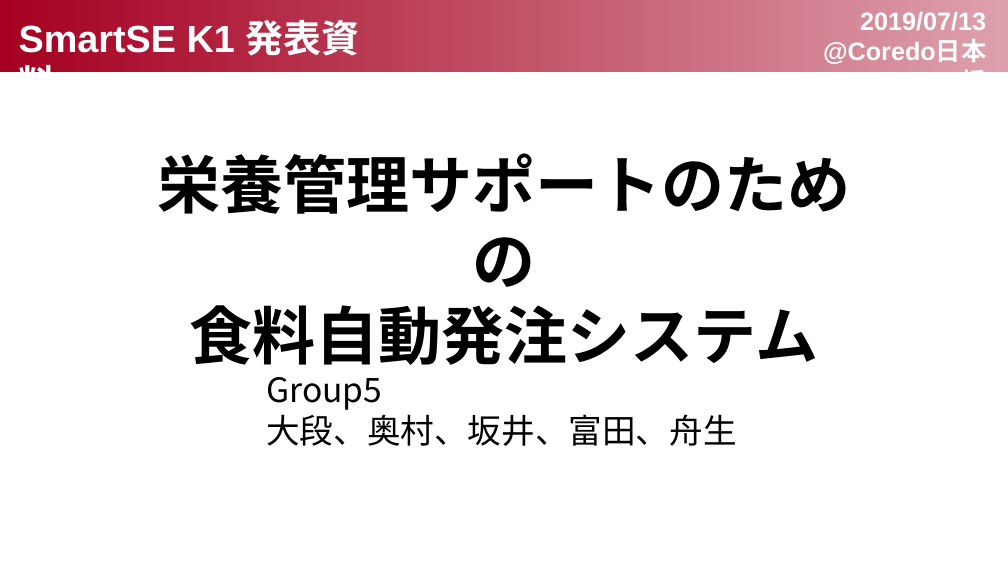
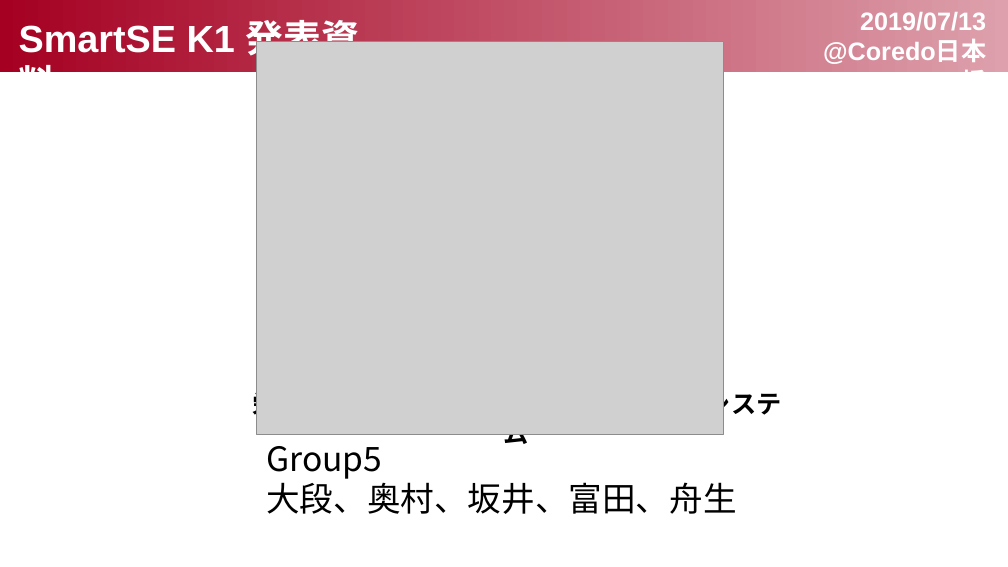
Before and after one commit to Smart-SE/sse2019-group5, a slide deck: slide 1 of spec/K1_group5_Presentation.pptx. Drawn at 1008x567 pixels with LibreOffice and Linux fonts; fonts in the diff are those of the drawing; grey boxes stand for pictures. Boxes give left, top, right and bottom in pixels: in the first picture for what was removed or moved away, otherwise in the second. Text is boxed around its words. In the diff, an @@ line names an element or a change of style, - is before the commit and + after.

Commit message:
アイコンの追加、システム構成修正、細かいレイアウトの修正

```diff
--- a/spec/K1_group5_Presentation.pptx
+++ b/spec/K1_group5_Presentation.pptx
@@ picture added at <box>256,41,724,434</box> @@
@@ text at <box>252,387,781,420</box>: text changed; size 60 to 24 pt @@
-栄養管理サポートのための
-食料自動発注システム
+栄養管理サポートのための食料自動発注システム
@@ text "Group5": place and size @@
-text "Group5" at <box>266,377,737,446</box>
+text "Group5" at <box>266,446,737,514</box>
```
Also in this commit, not shown: 7 other slides changed, 2 slides added, 6 slides removed.
